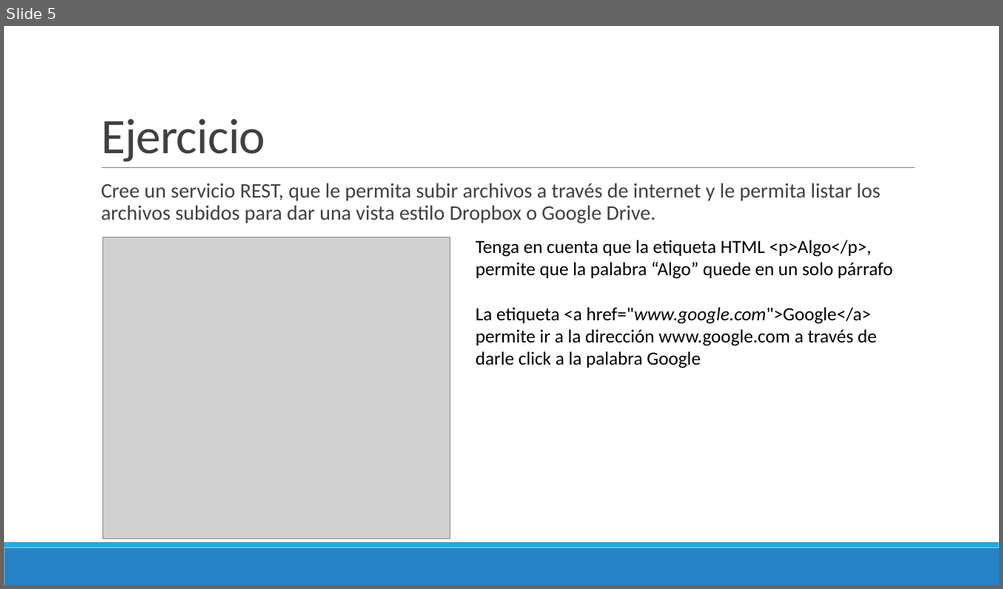
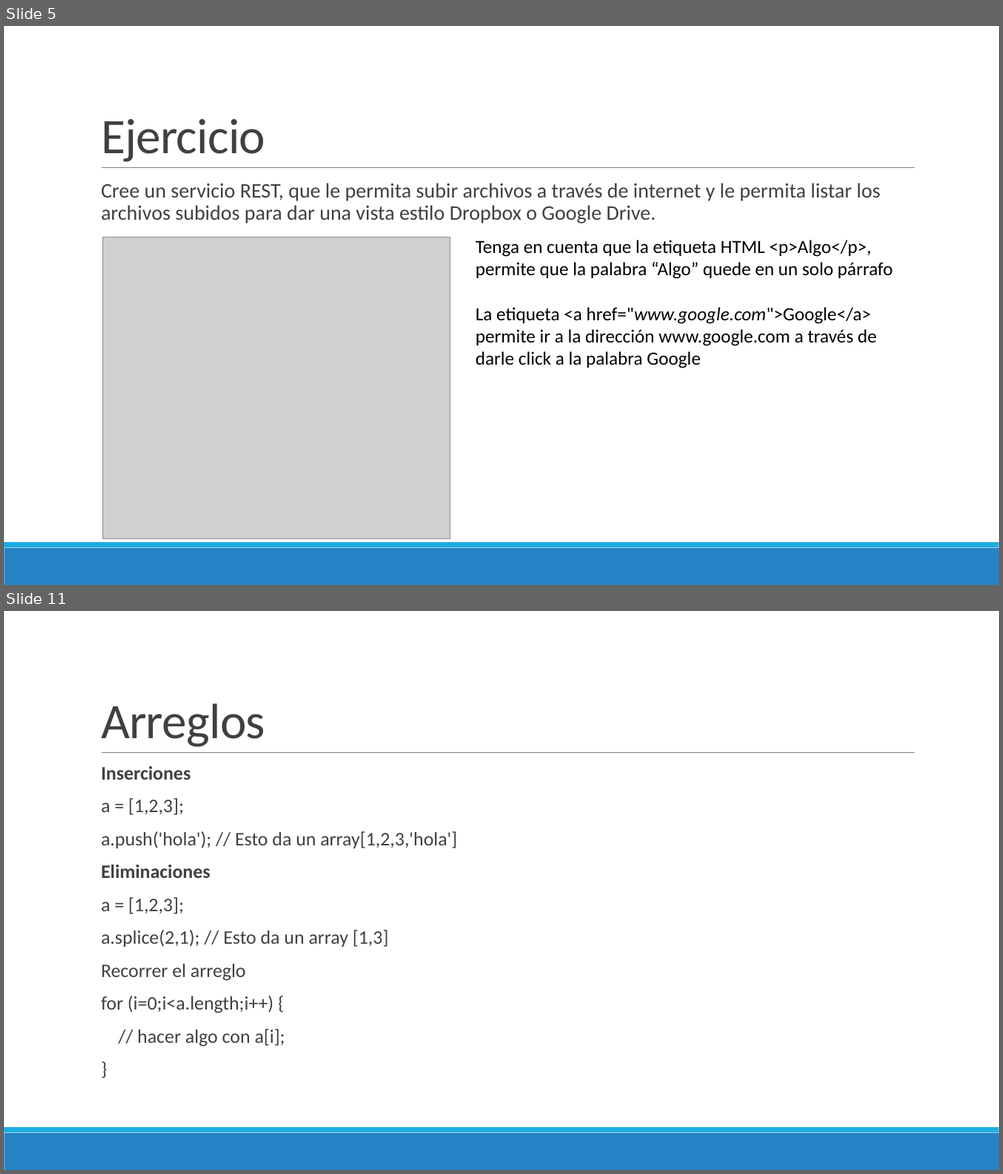
Before and after one commit to Domiciano/ProgramacionEnRed191, a slide deck: Semana 15/Presentación.pptx. Shown one above the other, each under a label of ours: slide 5 before the commit, slides 5 and 11 after it; the slides between them are not shown. The pictures are 1003x589 and 1003x1174 pixels, drawn with LibreOffice and Linux fonts; fonts in the diff are those of the drawing; grey boxes stand for pictures. Boxes give left, top, right and bottom in pixels: in the first picture for what was removed or moved away, otherwise in the second. Text is boxed around its words. In the diff, an @@ line names an element or a change of style, - is before the commit and + after.

```diff
--- a/Semana 15/Presentación.pptx
+++ b/Semana 15/Presentación.pptx
@@ slide 11 added at (4, 611, 999, 1170), background #FFFFFF; not listed: 3 template elements that a slide beside it also shows @@
@@ title added at (101, 703, 265, 747), 48 pt, text #404040 @@
+Arreglos
@@ text added at (101, 766, 457, 1047), 18.5 pt, text #404040 @@
+  Inserciones
+  a = [1,2,3];
+  a.push('hola'); // Esto da un array[1,2,3,'hola']
+  Eliminaciones
+  a = [1,2,3];
+  a.splice(2,1); // Esto da un array [1,3]
+  Recorrer el arreglo
+  for (i=0;i<a.length;i++) {
+  // hacer algo con a[i];
+  }
```
Also in this commit, not shown: 12 other slides added.
